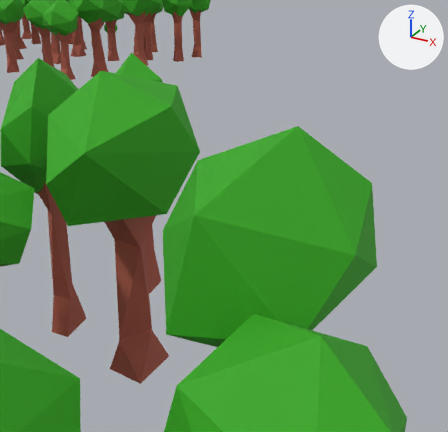
One commit to the glTF model public/small festival.gltf: the scene before it, then after it.
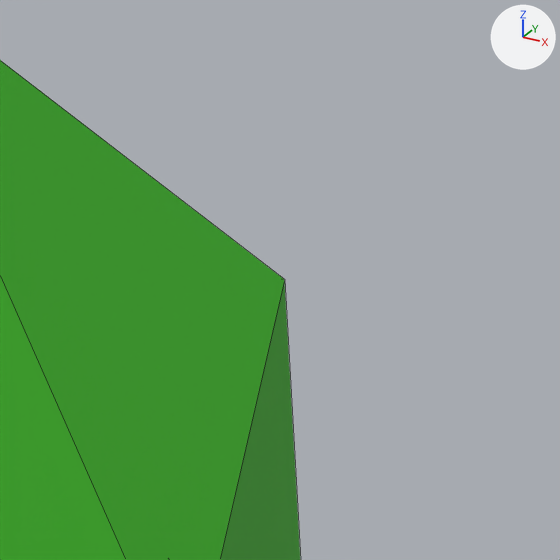
Each version is shown from a 50 mm camera at (110.8, -67.0, 21.4) aimed at (83.1, -16.5, -3.9), then close up on the part from 72% to 94% of the width and 31% to 54% of the height. Every picture has the same lights, and +X, +Y and +Z are marked at upper right. The close-ups show mesh edges as thin lines. Where no turn or scale is listed for an object, it has been applied to the vertices.

The scene before the commit, as lines of its bpy script (objects in view):
```python
me_treeobjdata_001 = bpy.data.meshes.new('TreeObjData.001')
me_treeobjdata_001.from_pydata(...)  # 28 vertices, 48 faces; spans x -3.42..3.24, y -3.18..3.19, z 0.0..14.19
# faces by material slot: [24, 24]
me_treeobjdata_001.materials.append(mat_treebark)  # red #a85746
me_treeobjdata_001.materials.append(mat_treeleaves)  # green #35a818
ob_tree_340 = bpy.data.objects.new('Tree.340', me_treeobjdata_001)
ob_tree_340.parent = ob_thetrees
ob_tree_340.location = (103.3, -50.32, -4.328)
ob_tree_340.rotation_euler = (0.0, 0.0, -1.681)  # degrees (0, 0, -96)
ob_tree_340.scale = (1.44, 1.03, 1.14)
```
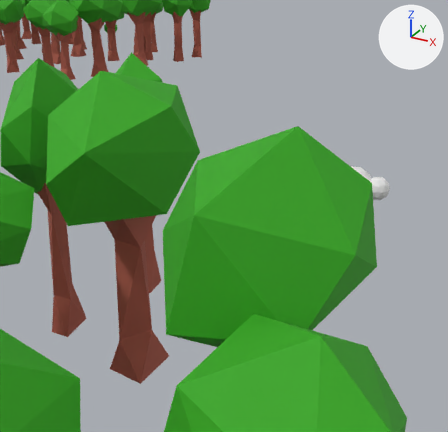
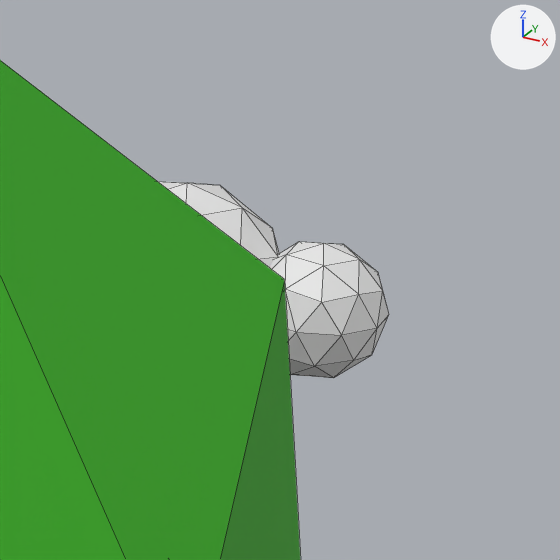
Changed parts and their boxes (x1, y1, x2, y2) in the close-ups (560 x 560 px):
'Cloud', added: after (159, 182, 389, 378)

The change, as a diff of the scene's bpy script:
```diff
--- a/public/small festival.gltf.py
+++ b/public/small festival.gltf.py
@@ mat_cloud_material @@
+mat_cloud_material = principled_material('Cloud Material')
+mat_cloud_material.base_color = (0.8, 0.8, 0.8)  # white #e7e7e7
@@ me_icosphere @@
+me_icosphere.from_pydata(...)  # an icosphere of 80 faces spanning x -2.0..0.2, y -1.25..1.05, z -1.15..1.15; an icosphere of 80 faces spanning x -0.91..2.69, y -1.79..2.0, z -1.89..1.89; an icosphere of 80 faces spanning x 2.18..4.47, y -1.06..1.36, z -1.21..1.21
+me_icosphere.materials.append(mat_cloud_material)  # white #e7e7e7
@@ ob_cloud @@
+ob_cloud = bpy.data.objects.new('Cloud', me_icosphere)
+ob_cloud.location = (93.0, -9.0, -1.0)
```
